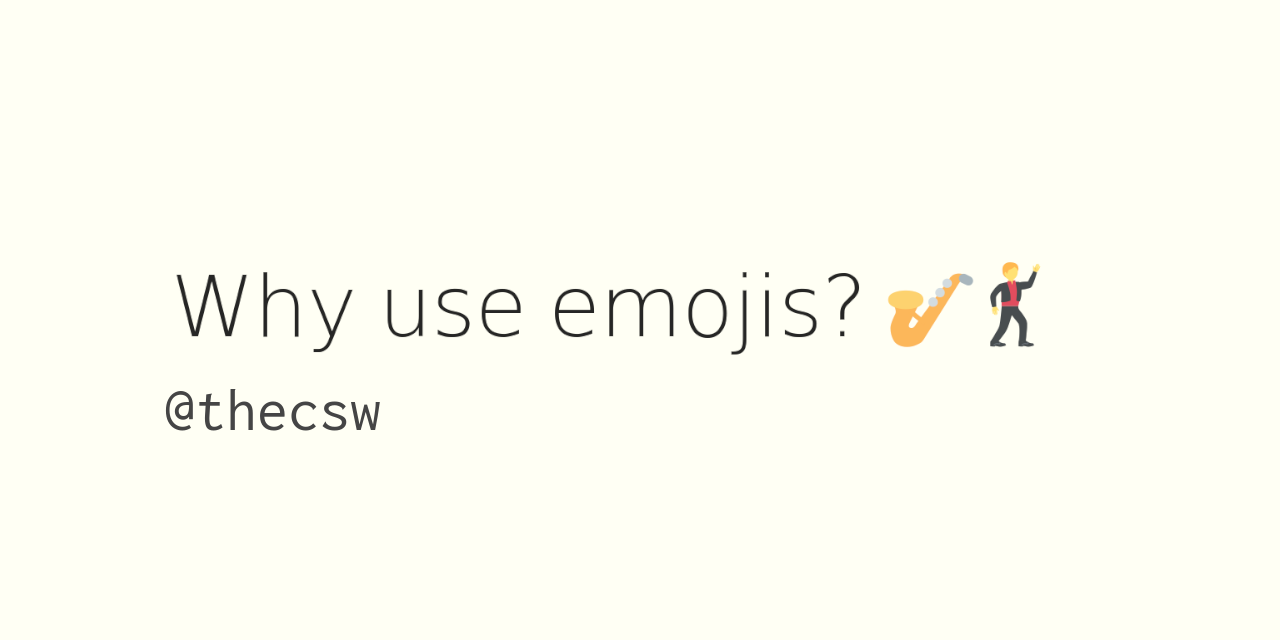
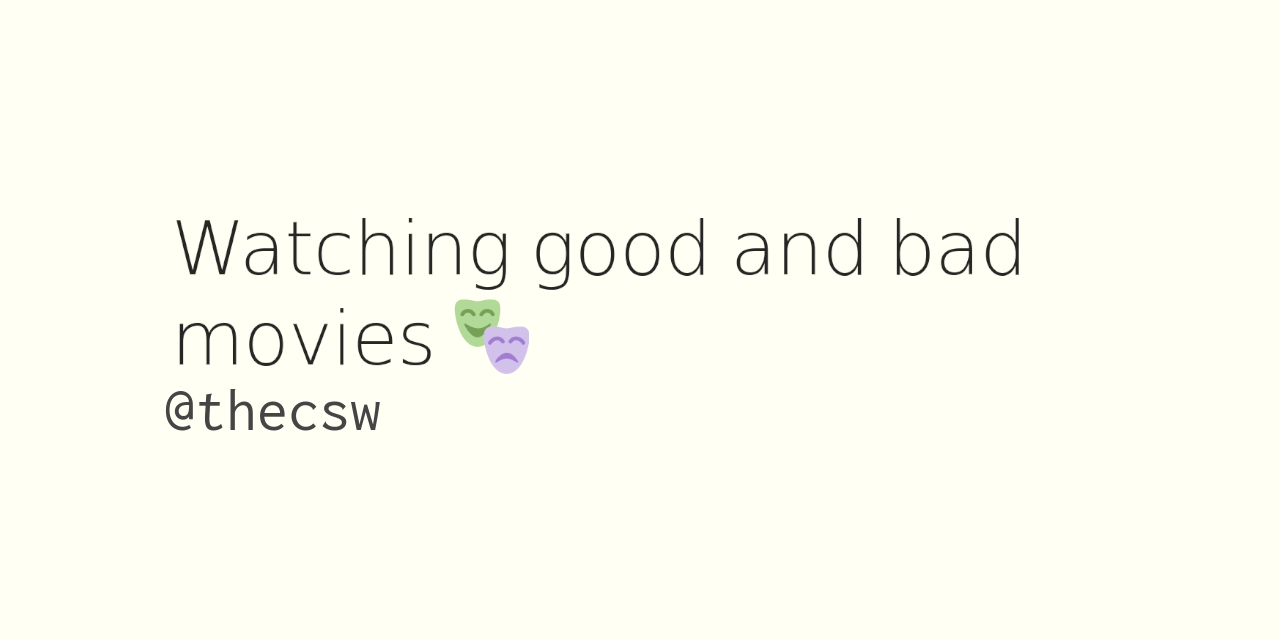
The second w=1280, h=640 image is a revision of the first. Changes to its layers:
added group "good and bad movies" with 2 layers above "why use emojis" over [176, 218, 1041, 374]
added layer "DeepinScreenshot_select-area_20200321194511.png" in group "good and bad movies" over [176, 218, 1041, 374]
hid group "why use emojis" (2 layers) over [176, 243, 1041, 374]
